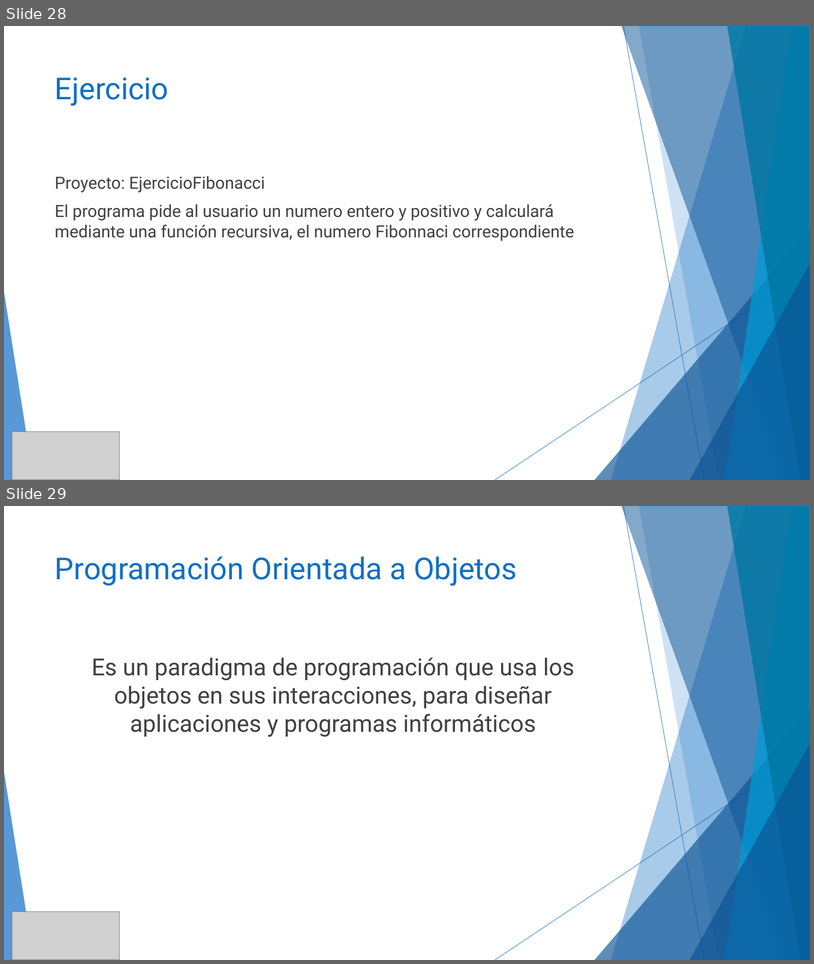
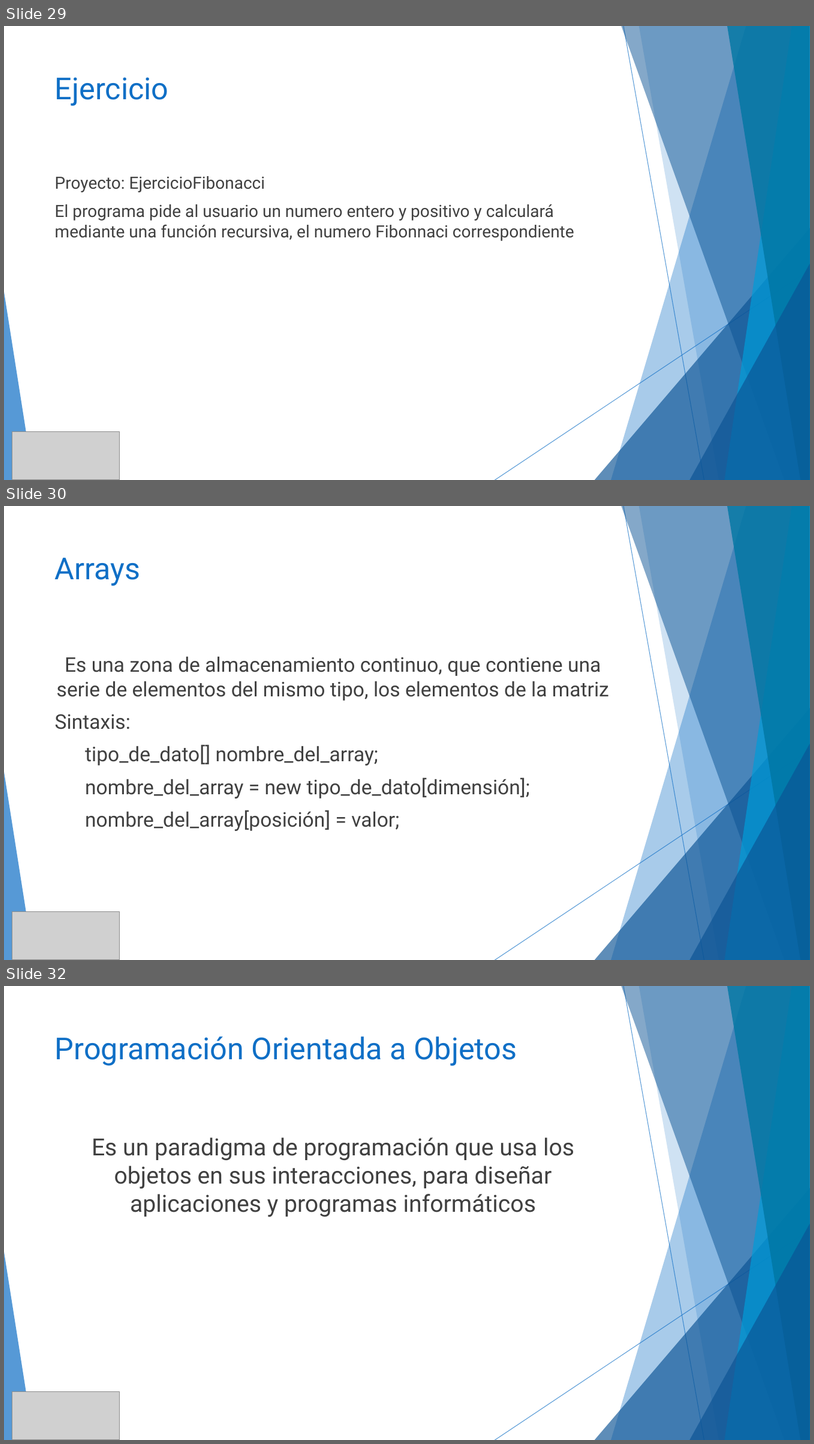
Before and after one commit to MChuil/Java, a slide deck: JAVA.pptx. Shown one above the other, each under a label of ours: slides 28 and 29 before the commit, slides 29, 30 and 32 after it; the slides between them are not shown. The pictures are 814x964 and 814x1444 pixels, drawn with LibreOffice and Linux fonts; fonts in the diff are those of the drawing; grey boxes stand for pictures. Boxes give left, top, right and bottom in pixels: in the first picture for what was removed or moved away, otherwise in the second. Text is boxed around its words. In the diff, an @@ line names an element or a change of style, - is before the commit and + after.

```diff
--- a/JAVA.pptx
+++ b/JAVA.pptx
@@ slide 30 added at [4, 506, 810, 960], background #FFFFFF; not listed: 10 template elements that a slide beside it also shows @@
@@ title added at [55, 558, 141, 586], 36 pt, text #0F6FC6 @@
+Arrays
@@ text added at [55, 657, 609, 831], 24 pt, text #404040 @@
+Es una zona de almacenamiento continuo, que contiene una serie de elementos del mismo tipo, los elementos de la matriz
+Sintaxis:
+tipo_de_dato[] nombre_del_array;
+nombre_del_array = new tipo_de_dato[dimensión];
+nombre_del_array[posición] = valor;
@@ picture added at [12, 912, 120, 960] @@
@@ what was slide 28 is now slide 29 @@
@@ what was slide 29 is now slide 32 @@
```
Also in this commit, not shown: 1 slide changed, 14 other slides added, 49 other files.
